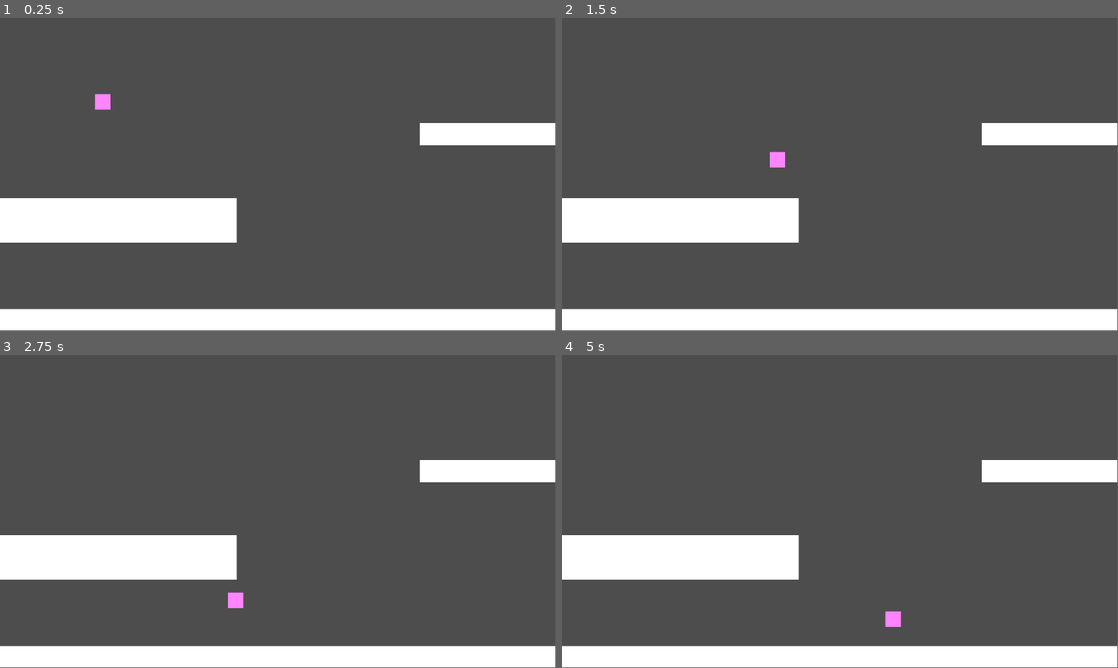
Above: before the commit, frames 1-4 (two rows, left to right).
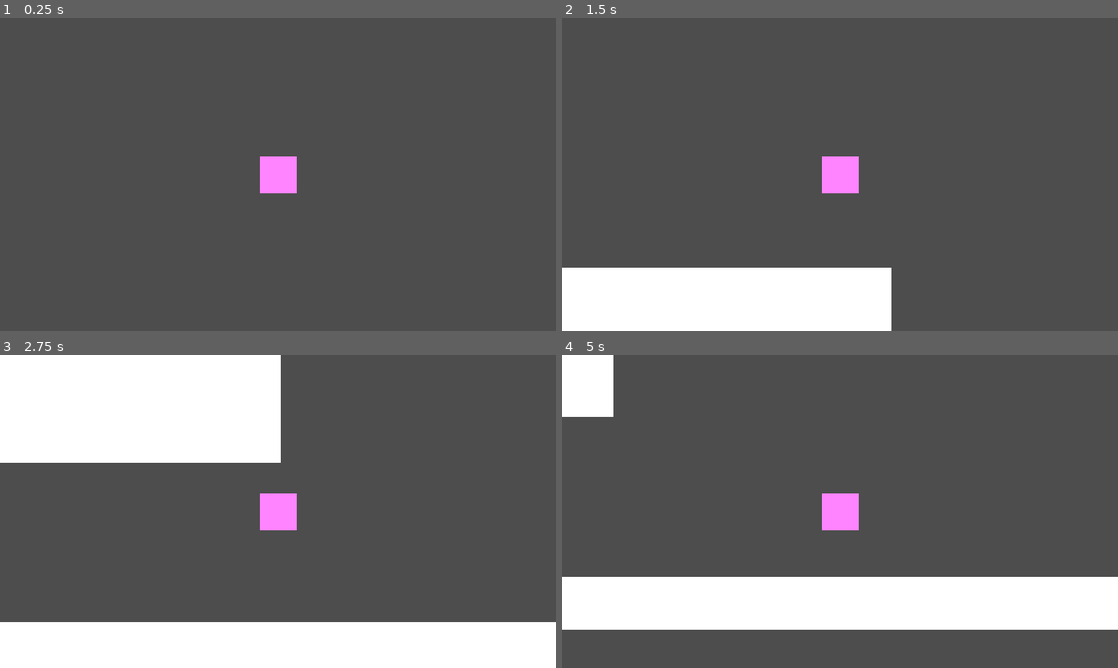
Above: after the commit, the same moments.

Repository: Emizaquel/PirateJam15
Game: Godot game, scene res://scenes/level.tscn
Two runs of this game, one before a commit and one after it. Both use one fixed random seed, a clock stepped at 60 frames per second and the inputs below.
Inputs:
- Up to frame 1 (0.25 s): no input
- Up to frame 2 (1.5 s): hold D (move_right) from 0.53 s (still down); tap F (dash) at 0.6, 1.35 s; tap Space (jump) at 0.77 s
- Up to frame 3 (2.75 s): tap Space (jump) at 1.52 s; release D (move_right) at 2.03 s; hold A (move_left) from 2.03 s (still down); tap F (dash) at 2.1 s
- Up to frame 4 (5 s): release A (move_left) at 2.78 s; hold D (move_right) 2.78-4.28 s; tap F (dash) at 2.85, 3.6, 4.35 s; tap Space (jump) at 3.02, 3.77, 4.52 s; hold A (move_left) from 4.28 s (still down)
The window is 799x449 before the commit and 800x450 after it. Grey fills any space a smaller window leaves; there, only what the larger window draws over its background counts as a difference.

The runs differ from the first frame. In frame 1, 16% of the frame differs, in the area x 0-100%, y 24-100%; in frame 2, 20%; in frame 3, 34%, in the area x 0-100%, y 0-94%; in frame 4, 33%.

Commit message:
icon-update

Diff:
--- a/project.godot
+++ b/project.godot
@@ -10,9 +10,18 @@
 
 [application]
 
-config/name="ShadowAlchemy"
+config/name="PirateJam15"
 run/main_scene="res://scenes/level.tscn"
 config/features=PackedStringArray("4.3", "Forward Plus")
+config/icon="res://assets/icon.png"
+
+[display]
+
+window/size/viewport_width=480
+window/size/viewport_height=270
+window/size/window_width_override=960
+window/size/window_height_override=540
+window/stretch/mode="viewport"
 
 [dotnet]
 
--- a/scenes/level.tscn
+++ b/scenes/level.tscn
@@ -9,6 +9,8 @@
 
 [node name="Player" parent="." instance=ExtResource("1_ykv58")]
 position = Vector2(213, 141)
+
+[node name="Camera2D" type="Camera2D" parent="Player"]
 
 [node name="Wall" type="StaticBody2D" parent="."]
 position = Vector2(587, 627)
Binary file added: assets/icon.png
Not shown, added: assets/icon.png.import
